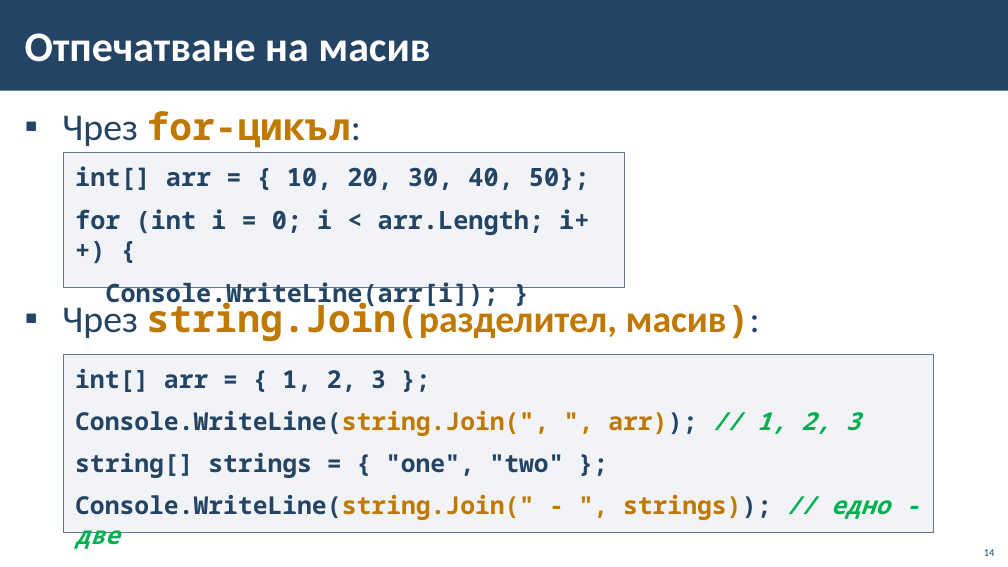
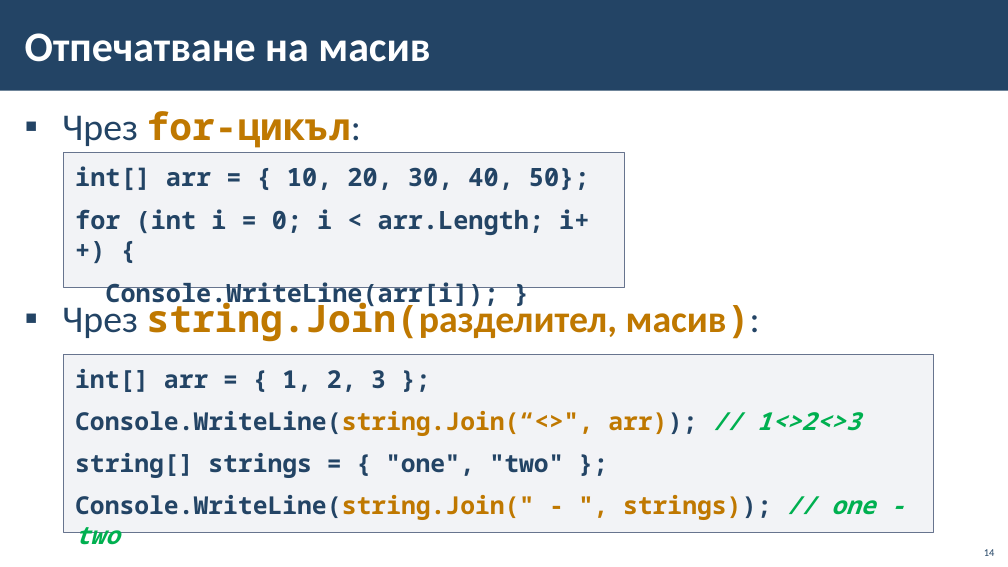
Before and after one commit to ahmedmatem/ppmg, a slide deck: slide 14 of XI class/02. DS and Algo - Module 2/01. Масиви-Arrays/01. Arrays-Basics.pptx. Drawn at 1008x567 pixels with LibreOffice and Linux fonts; fonts in the diff are those of the drawing; background and template pictures are left out. Boxes give left, top, right and bottom in pixels: in the first picture for what was removed or moved away, otherwise in the second. Text is boxed around its words. In the diff, an @@ line names an element or a change of style, - is before the commit and + after.

```diff
--- a/XI class/02. DS and Algo - Module 2/01. Масиви-Arrays/01. Arrays-Basics.pptx
+++ b/XI class/02. DS and Algo - Module 2/01. Масиви-Arrays/01. Arrays-Basics.pptx
@@ text in rectangle at (75, 411, 861, 436): text changed; text colour #234465 to #BF7800 @@
-Console.WriteLine(string.Join(", ", arr)); // 1, 2, 3
+Console.WriteLine(string.Join(“<>", arr)); // 1<>2<>3
@@ text in rectangle at (75, 495, 875, 545): text changed @@
-Console.WriteLine(string.Join(" - ", strings)); // едно - две
+Console.WriteLine(string.Join(" - ", strings)); // one - two
```
Also in this commit, not shown: 1 other slide changed, 24 other files.
